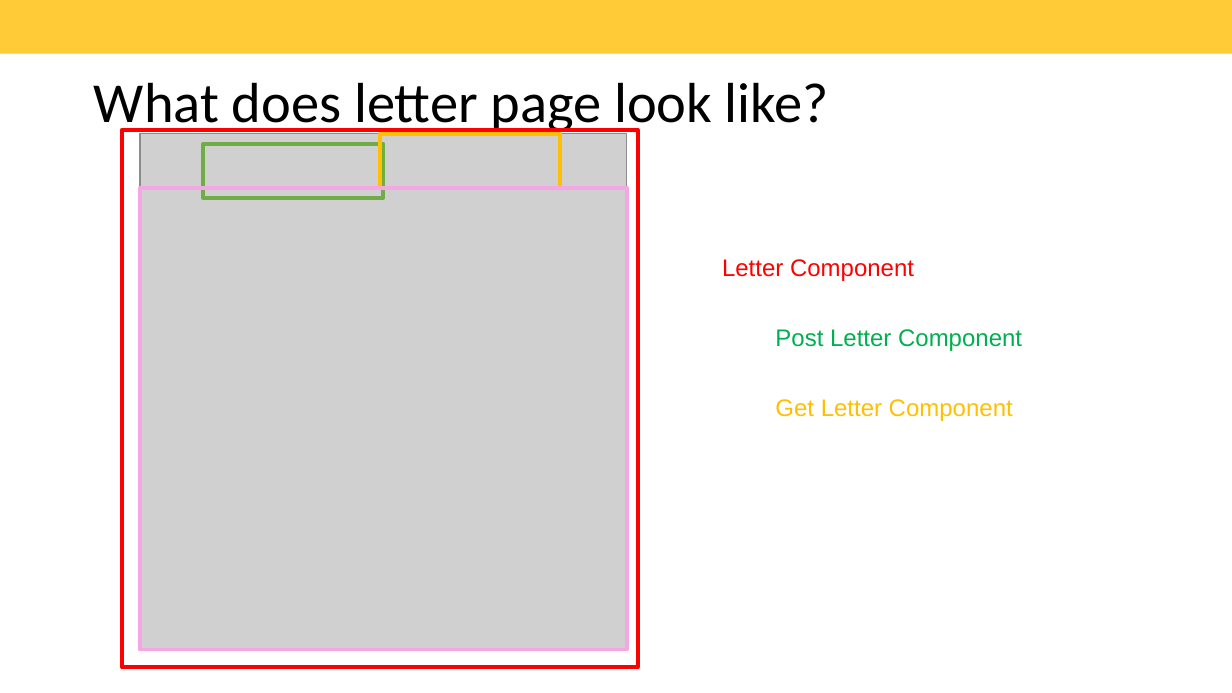
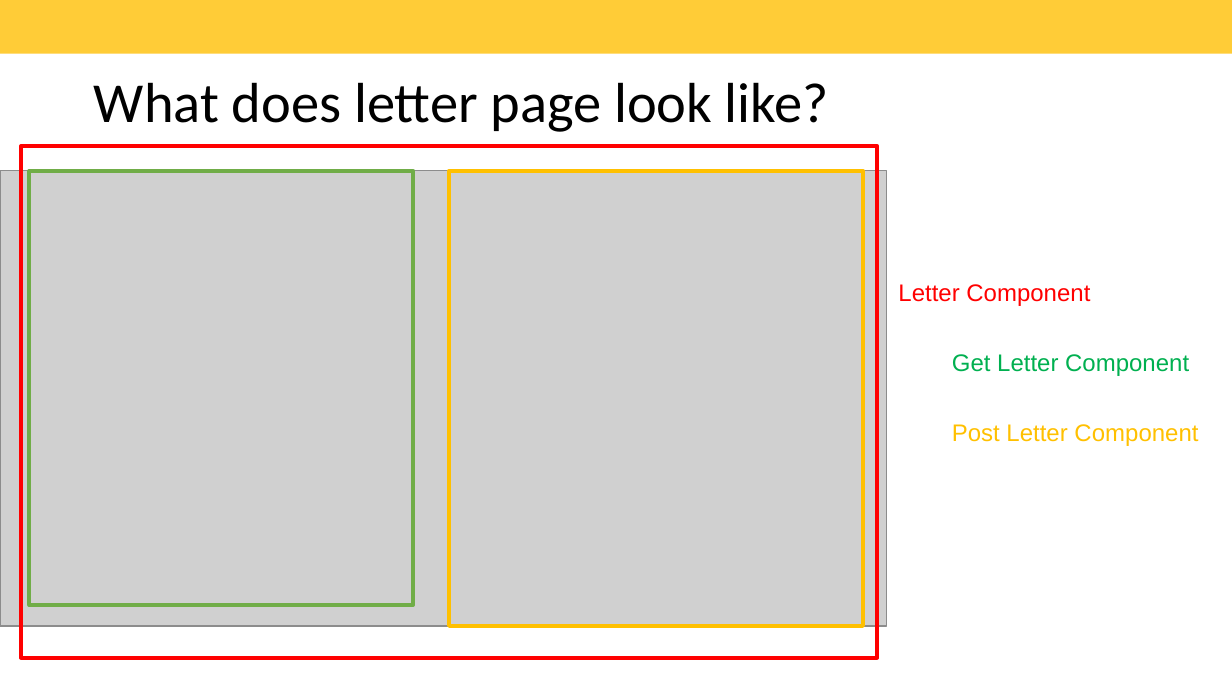
Before and after one commit to veyuanma/ReactJS-NodeJS-Project, a slide deck: slide 6 of React-app demo.pptx. Drawn at 1232x693 pixels with LibreOffice and Linux fonts; fonts in the diff are those of the drawing; grey boxes stand for pictures; background and template pictures are left out. Boxes give left, top, right and bottom in pixels: in the first picture for what was removed or moved away, otherwise in the second. Text is boxed around its words. In the diff, an @@ line names an element or a change of style, - is before the commit and + after.

```diff
--- a/React-app demo.pptx
+++ b/React-app demo.pptx
@@ rectangle: place and size @@
-rectangle at [122,129,638,667]
+rectangle at [21,147,877,658]
@@ rectangle removed at [203,144,383,198] @@
@@ rectangle removed at [379,134,559,188] @@
@@ picture: place and size @@
-picture at [140,133,627,649]
+picture at [0,171,886,626]
@@ rectangle: place and size @@
-rectangle at [140,188,627,650]
+rectangle at [30,171,413,606]
@@ rectangle at [30,171,413,606]: outline #F6A7E3 2.25 pt to #70AD47 2.25 pt @@
@@ rectangle added at [450,171,864,626], outline #FFC000 2.25 pt @@
@@ text "Letter Component": place and size @@
-text "Letter Component" at [722,259,1022,421]
+text "Letter Component" at [898,284,1198,446]
@@ text at [952,354,1189,376]: paragraph added @@
+Get Letter Component
@@ text at [775,399,1013,421]: paragraph removed @@
-Get Letter Component
@@ text at [952,424,1198,446]: text colour #00B050 to #FFC000 in "Post Letter Component" @@
```
Also in this commit, not shown: 4 other slides changed, 4 other files.
